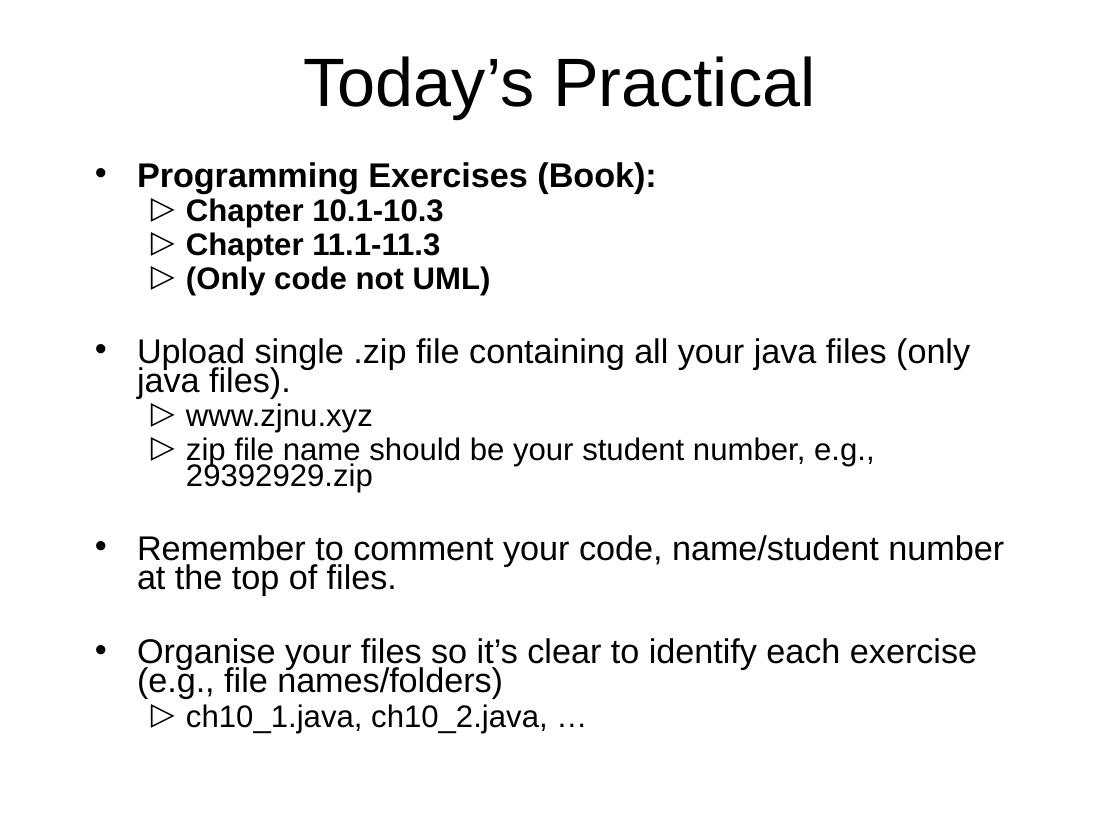
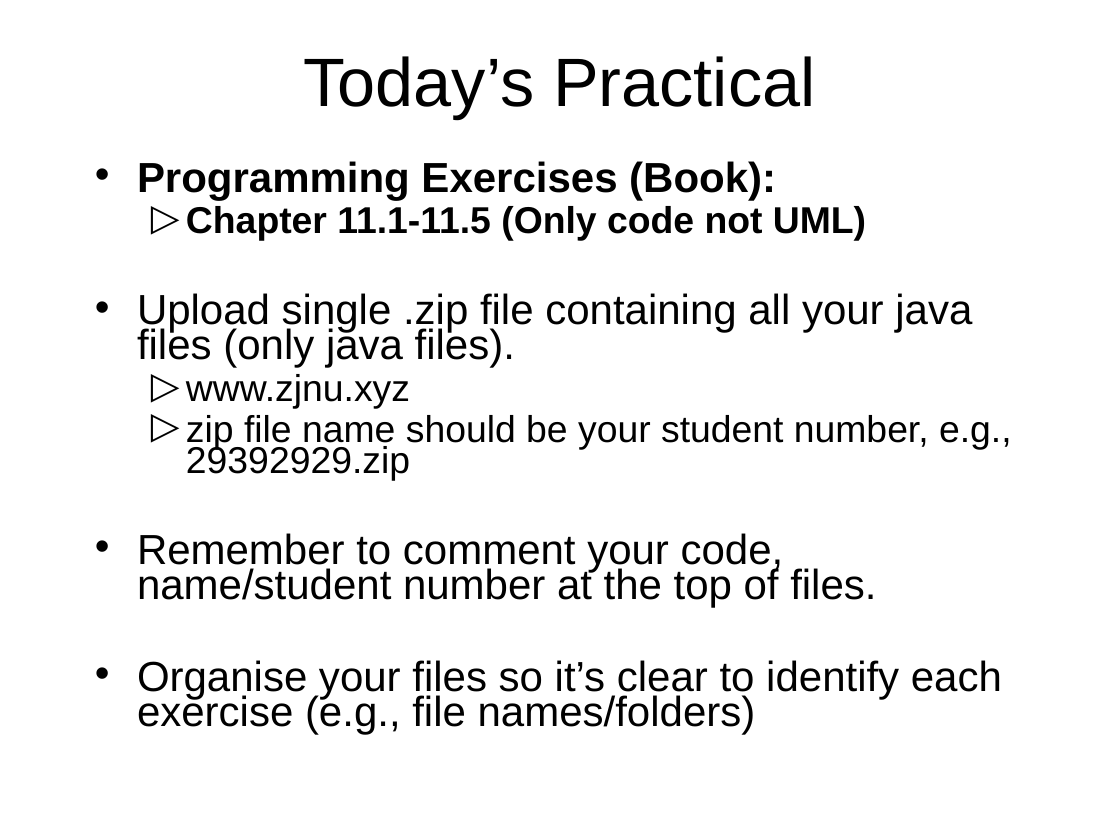
Before and after one commit to octaviordz/zjnu2017.github.io, a slide deck: slide 61 of OOP/lectures/040--Inheritance.and.Interfaces.ppt. Drawn at 1120x840 pixels with LibreOffice and Linux fonts; fonts in the diff are those of the drawing. Boxes give left, top, right and bottom in pixels: in the first picture for what was removed or moved away, otherwise in the second. Text is boxed around its words. In the diff, an @@ line names an element or a change of style, - is before the commit and + after.

Commit message:
Update slides.

```diff
--- a/OOP/lectures/040--Inheritance.and.Interfaces.ppt
+++ b/OOP/lectures/040--Inheritance.and.Interfaces.ppt
@@ text at <box>137,161,1012,735</box>: size 22 to 27 pt in "Programming Exercises (Book):", "Upload single .zip file containing all your ...", "Remember to comment your code, name/student number ...", "Organise your files so it’s clear to ..."; size 20 to 24 pt in "www.zjnu.xyz", "zip file name should be your student ..."; more space between paragraphs @@
@@ text at <box>186,206,866,241</box>: text changed; size 20 to 24 pt @@
-  ▷ Chapter 10.1-10.3
-  ▷ Chapter 11.1-11.3
-  ▷ (Only code not UML)
+  ▷ Chapter 11.1-11.5 (Only code not UML)
@@ text at <box>186,704,548,733</box>: paragraph removed @@
-  ▷ ch10_1.java, ch10_2.java, …
```
Also in this commit, not shown: 2 other files.
